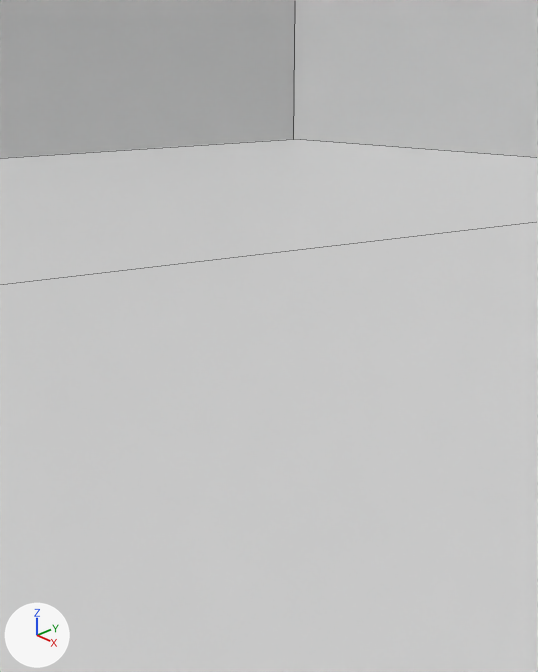
The Blender file Assets/boowoom_models.blend as it was, and as the next commit left it.
Camera for both pictures: a camera (50 mm lens) standing at (0.639, -0.651, 0.822) and looking at (-0.025, -0.026, 0.41). Arrows for +X, +Y and +Z are at lower left; the lights stay in place. Mesh edges are drawn as thin lines.

In view in the first picture: 'STAGE'.
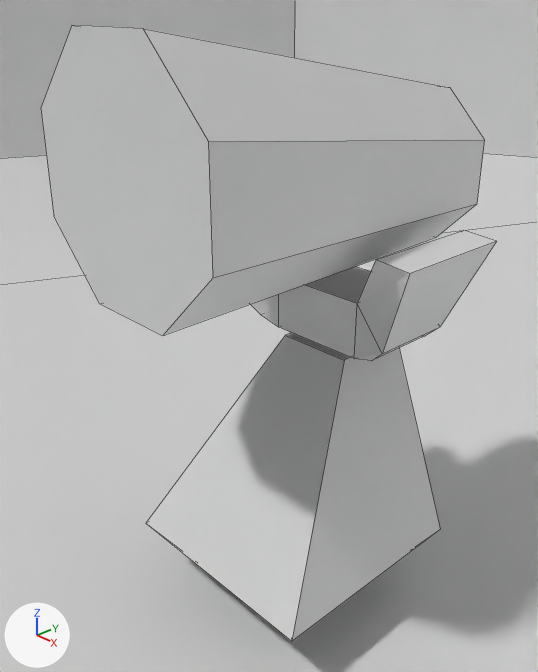
What differs and where, as boxes (x1, y1, x2, y2) in the pictures (538 x 672 px):
'BARREL', added: after (41, 25, 485, 335)
'BASE', added: after (146, 333, 440, 641)
'HINGE', added: after (251, 230, 496, 361)

Edits to the bpy script that builds the scene:
```text
Add me_cylinder_001:
    me_cylinder_001.from_pydata(...)  # 16 vertices, 10 faces; spans x -0.145..0.145, y -0.325..0.172, z -0.053..0.239
Add me_cube_001:
    me_cube_001.from_pydata(...)  # 24 vertices, 22 faces; spans x -0.194..0.194, y -0.114..0.057, z -0.003..0.167
Add me_cube:
    me_cube.from_pydata(...)  # 12 vertices, 10 faces; spans x -0.157..0.157, y -0.158..0.156, z -0.19..0.19
Add ob_barrel:
    ob_barrel = bpy.data.objects.new('BARREL', me_cylinder_001)
    ob_barrel.location = (0.0, 0.071, 0.559)
Add ob_hinge:
    ob_hinge = bpy.data.objects.new('HINGE', me_cube_001)
    ob_hinge.location = (0.0, 0.088, 0.392)
Add ob_base:
    ob_base = bpy.data.objects.new('BASE', me_cube)
    ob_base.location = (0.0, 0.0, 0.192)
```
